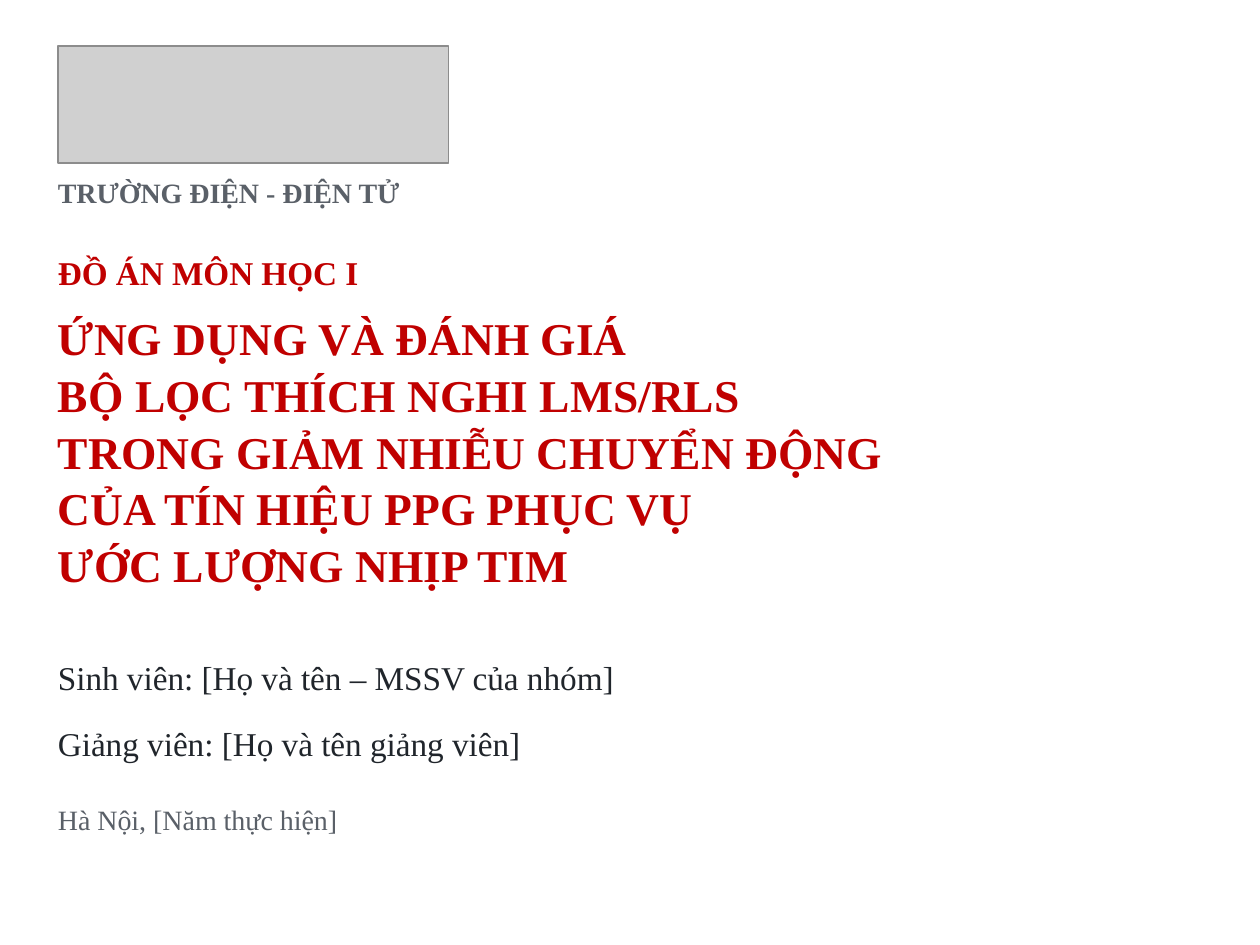
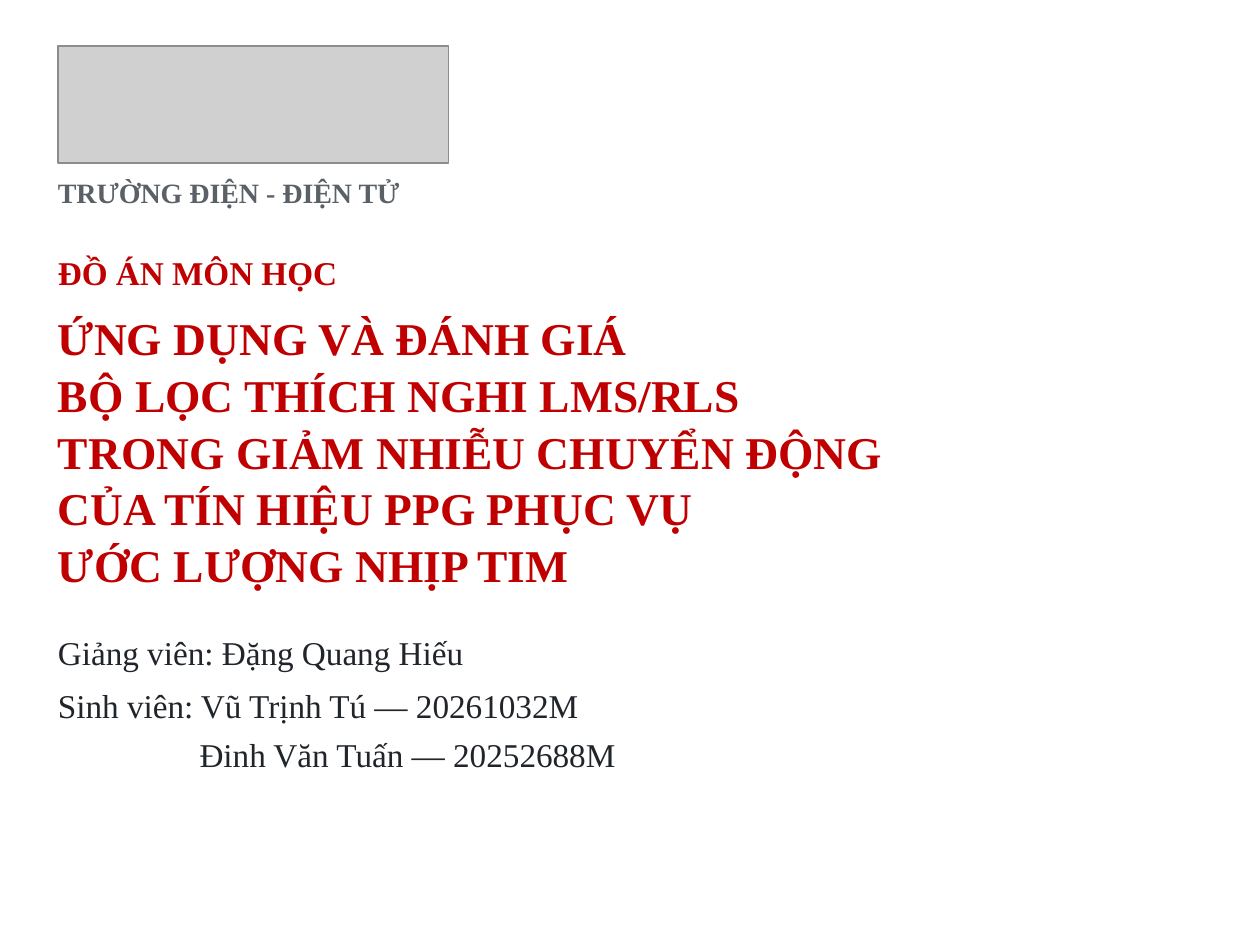
Before and after one commit to Vutu2003/ppg_adaptive_filter, a slide deck: slide 1 of reports/final/Bao_ve_mon_hoc_CPC_PPG_LMS_RLS.pptx. Drawn at 1260x945 pixels with LibreOffice and Linux fonts; fonts in the diff are those of the drawing; grey boxes stand for pictures; background and template pictures are left out. Boxes give left, top, right and bottom in pixels: in the first picture for what was removed or moved away, otherwise in the second. Text is boxed around its words. In the diff, an @@ line names an element or a change of style, - is before the commit and + after.

```diff
--- a/reports/final/Bao_ve_mon_hoc_CPC_PPG_LMS_RLS.pptx
+++ b/reports/final/Bao_ve_mon_hoc_CPC_PPG_LMS_RLS.pptx
@@ text at [58, 259, 337, 292]: text changed @@
-ĐỒ ÁN MÔN HỌC I
+ĐỒ ÁN MÔN HỌC
@@ rectangle added at [50, 620, 631, 779], fill #FFFFFF @@
@@ text added at [58, 641, 464, 672], 19 pt, text #20252B @@
+Giảng viên: Đặng Quang Hiếu
@@ text removed at [58, 667, 614, 696] @@
-Sinh viên: [Họ và tên – MSSV của nhóm]
@@ text added at [58, 695, 578, 724], 19 pt, text #20252B @@
+Sinh viên: Vũ Trịnh Tú — 20261032M
@@ text removed at [58, 733, 520, 763] @@
-Giảng viên: [Họ và tên giảng viên]
@@ text added at [200, 743, 615, 768], 19 pt, text #20252B @@
+Đinh Văn Tuấn — 20252688M
@@ text removed at [58, 810, 337, 835] @@
-Hà Nội, [Năm thực hiện]
```
Also in this commit, not shown: 11 other slides changed, 2 slides added, 2 slides removed, 6 other files.
